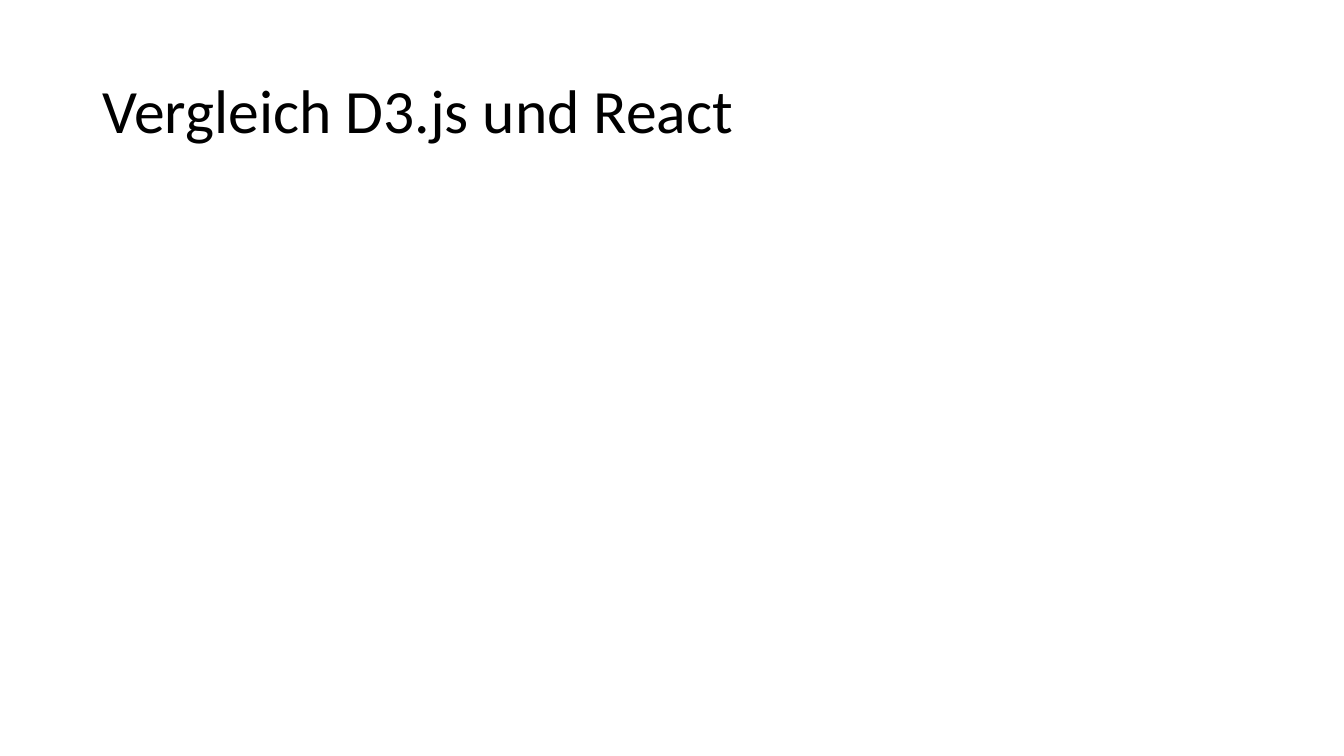
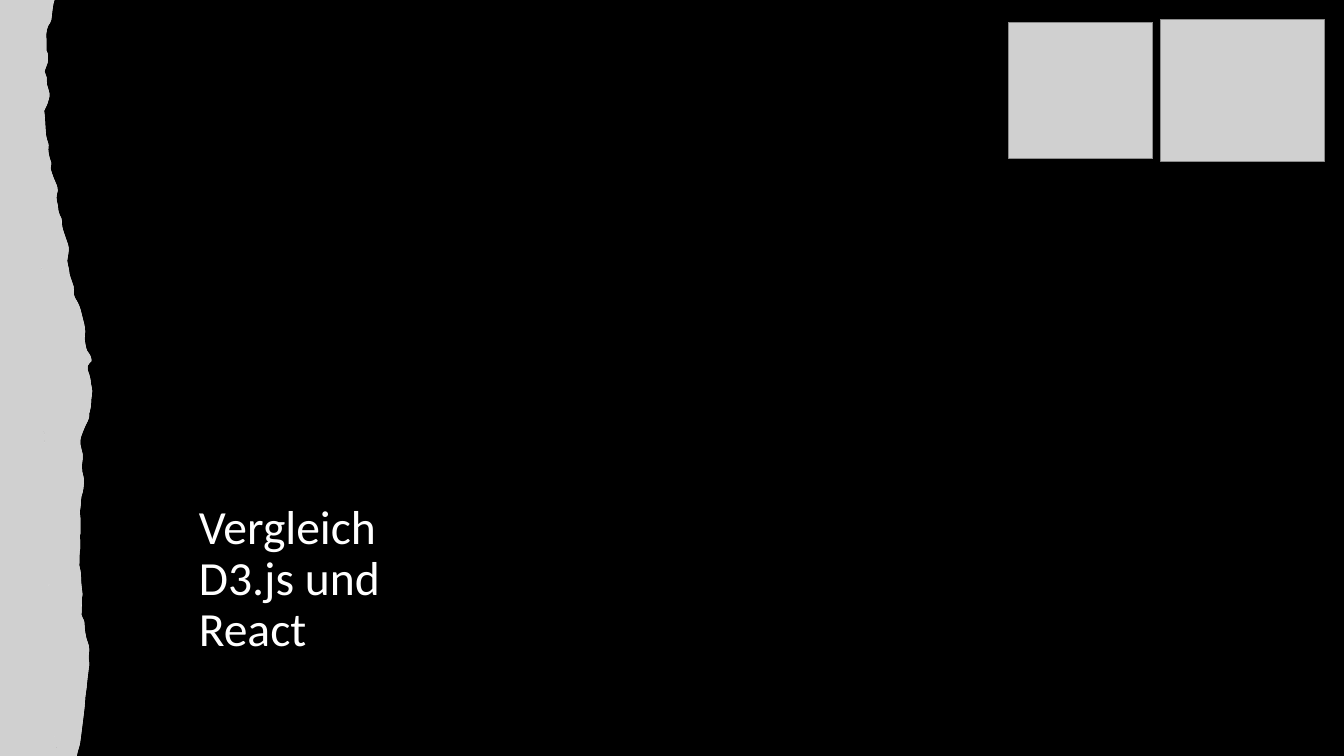
Before and after one commit to anna-staub/leiterlispiel, a slide deck: slide 10 of documents/JavaScript_Libraries/Gruppe_C_Praesentation_JSLibraries.pptx. Drawn at 1344x756 pixels with LibreOffice and Linux fonts; fonts in the diff are those of the drawing; grey boxes stand for pictures. Boxes give left, top, right and bottom in pixels: in the first picture for what was removed or moved away, otherwise in the second. Text is boxed around its words. In the diff, an @@ line names an element or a change of style, - is before the commit and + after.

```diff
--- a/documents/JavaScript_Libraries/Gruppe_C_Praesentation_JSLibraries.pptx
+++ b/documents/JavaScript_Libraries/Gruppe_C_Praesentation_JSLibraries.pptx
@@ background #FFFFFF to #000000 @@
@@ freeform shape added at [1, 0, 92, 756], fill #FFFFFF @@
@@ picture added at [1, 0, 92, 756] @@
@@ picture added at [1009, 22, 1153, 158] @@
@@ picture added at [1162, 19, 1325, 161] @@
@@ title "Vergleich D3.js und React": place and size @@
-title "Vergleich D3.js und React" at [102, 90, 733, 144]
+title "Vergleich D3.js und React" at [199, 511, 380, 647]
@@ title "Vergleich D3.js und React" at [199, 511, 380, 647]: size 44 to 34 pt, text colour #000000 to #FFFFFF; vertical alignment middle to bottom @@
```
Also in this commit, not shown: 8 other slides changed, 2 slides added, 1 slide removed, 3 other files.
